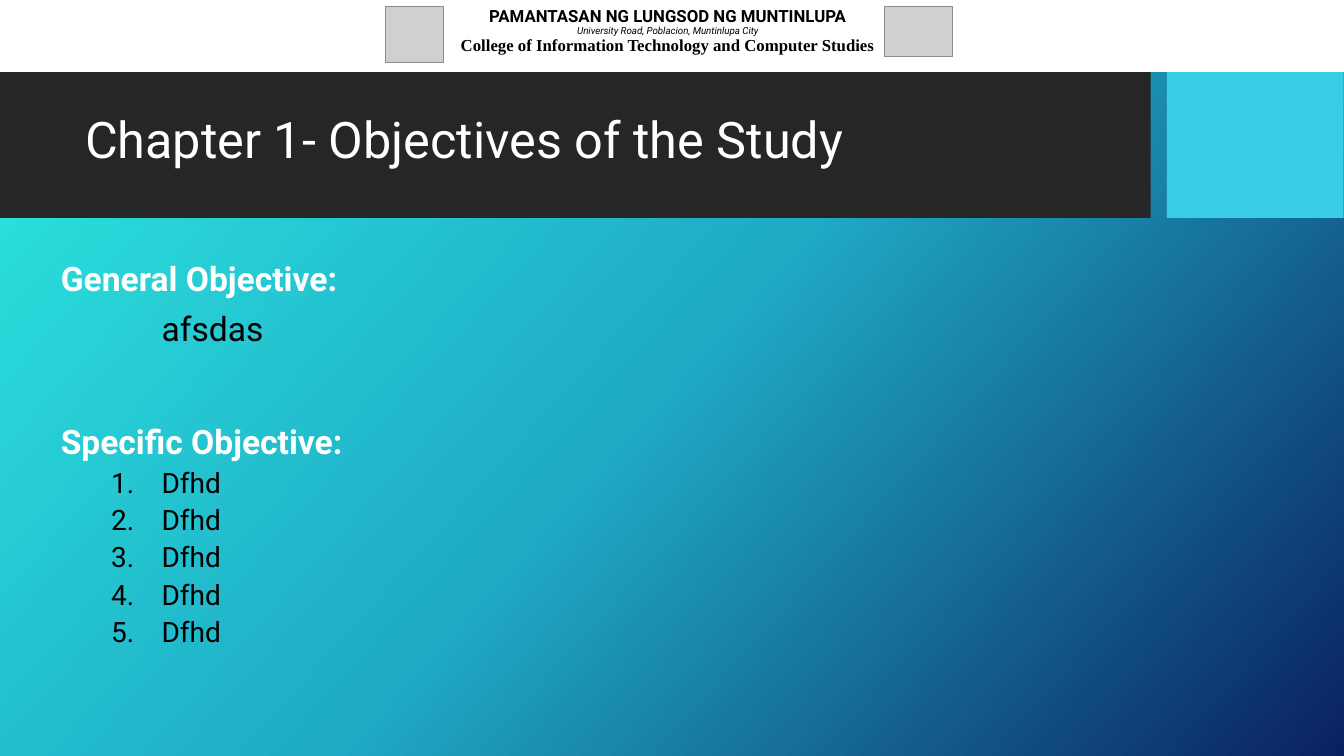
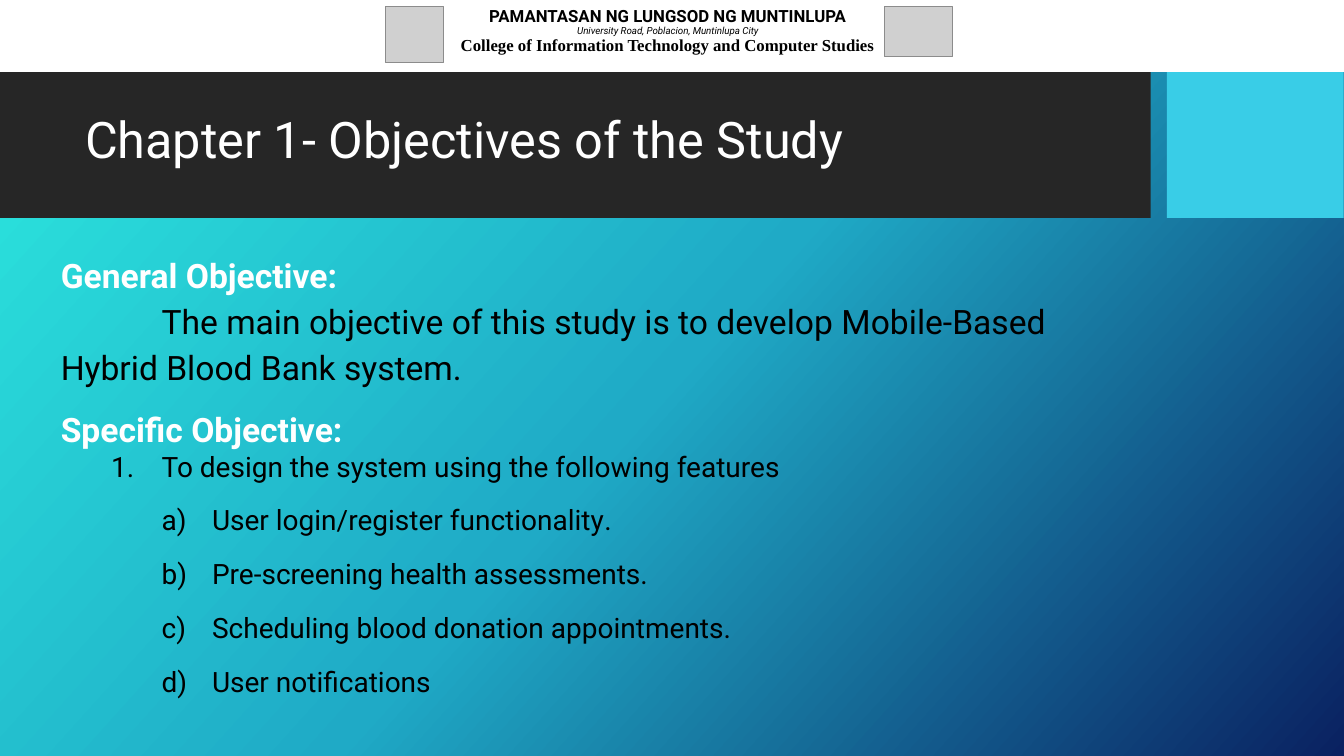
Before and after one commit to JcFaderanga/capstoneRepo, a slide deck: slide 4 of Proposal Defense - Presentation Slide Format.pptx (slide 5 before the commit). Drawn at 1344x756 pixels with LibreOffice and Linux fonts; fonts in the diff are those of the drawing; grey boxes stand for pictures; background and template pictures are left out. Boxes give left, top, right and bottom in pixels: in the first picture for what was removed or moved away, otherwise in the second. Text is boxed around its words. In the diff, an @@ line names an element or a change of style, - is before the commit and + after.

```diff
--- a/Proposal Defense - Presentation Slide Format.pptx
+++ b/Proposal Defense - Presentation Slide Format.pptx
@@ text at (x1=61, y1=262, x2=337, y2=295): line spacing 0.9 to 0.8 @@
@@ text at (x1=61, y1=308, x2=1045, y2=387): text changed @@
-afsdas
+The main objective of this study is to develop Mobile-Based
+Hybrid Blood Bank system.
@@ text "Specific Objective:" moved from (x1=61, y1=428, x2=342, y2=643) to (x1=61, y1=416, x2=780, y2=693) @@
@@ text at (x1=61, y1=416, x2=342, y2=449): line spacing 0.9 to 0.8 @@
@@ text at (x1=162, y1=455, x2=780, y2=693): text changed @@
-  1. Dfhd
-  2. Dfhd
-  3. Dfhd
-  4. Dfhd
-  5. Dfhd
+  1. To design the system using the following features
+    a) User login/register functionality.
+    b) Pre-screening health assessments.
+    c) Scheduling blood donation appointments.
+    d) User notifications
```
Also in this commit, not shown: 9 other slides changed, 3 slides added, 3 other files.
